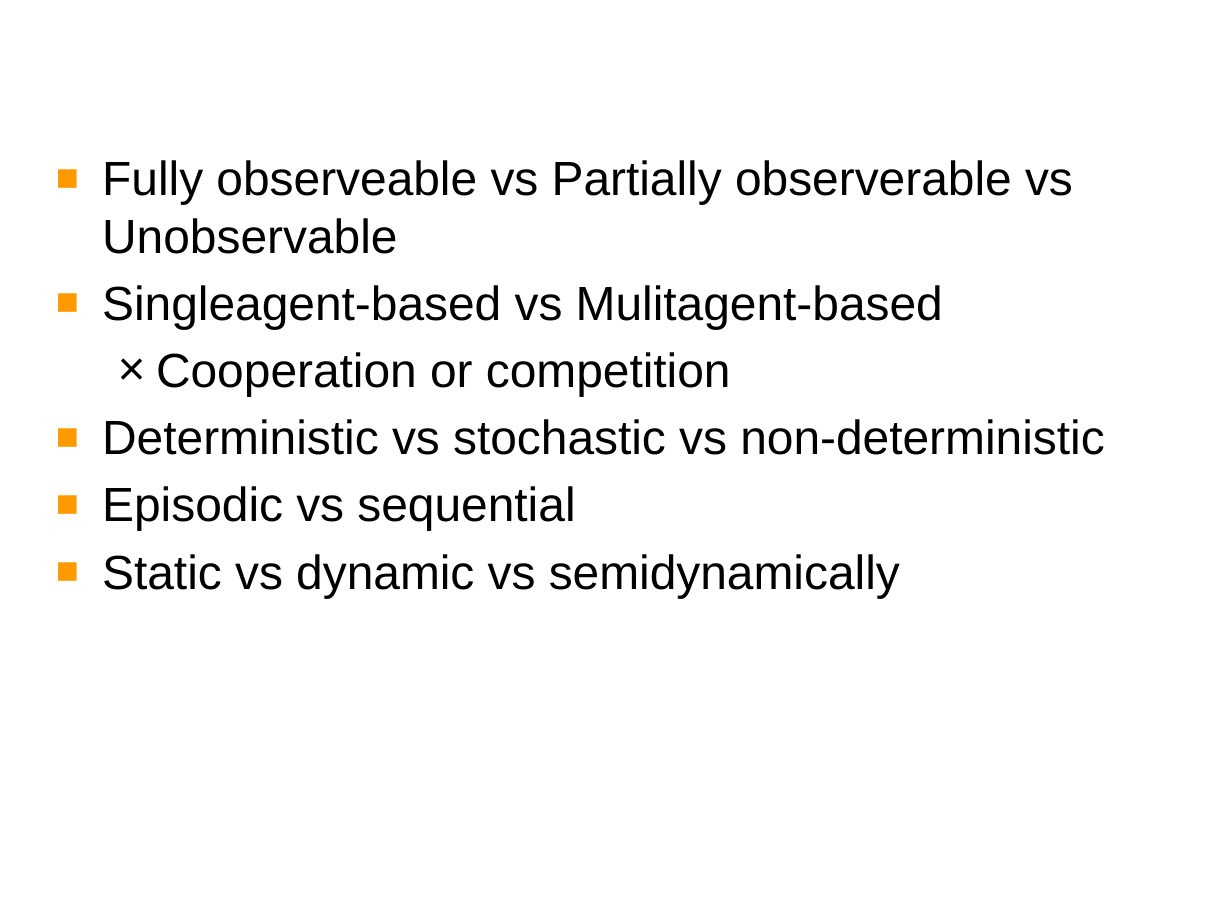
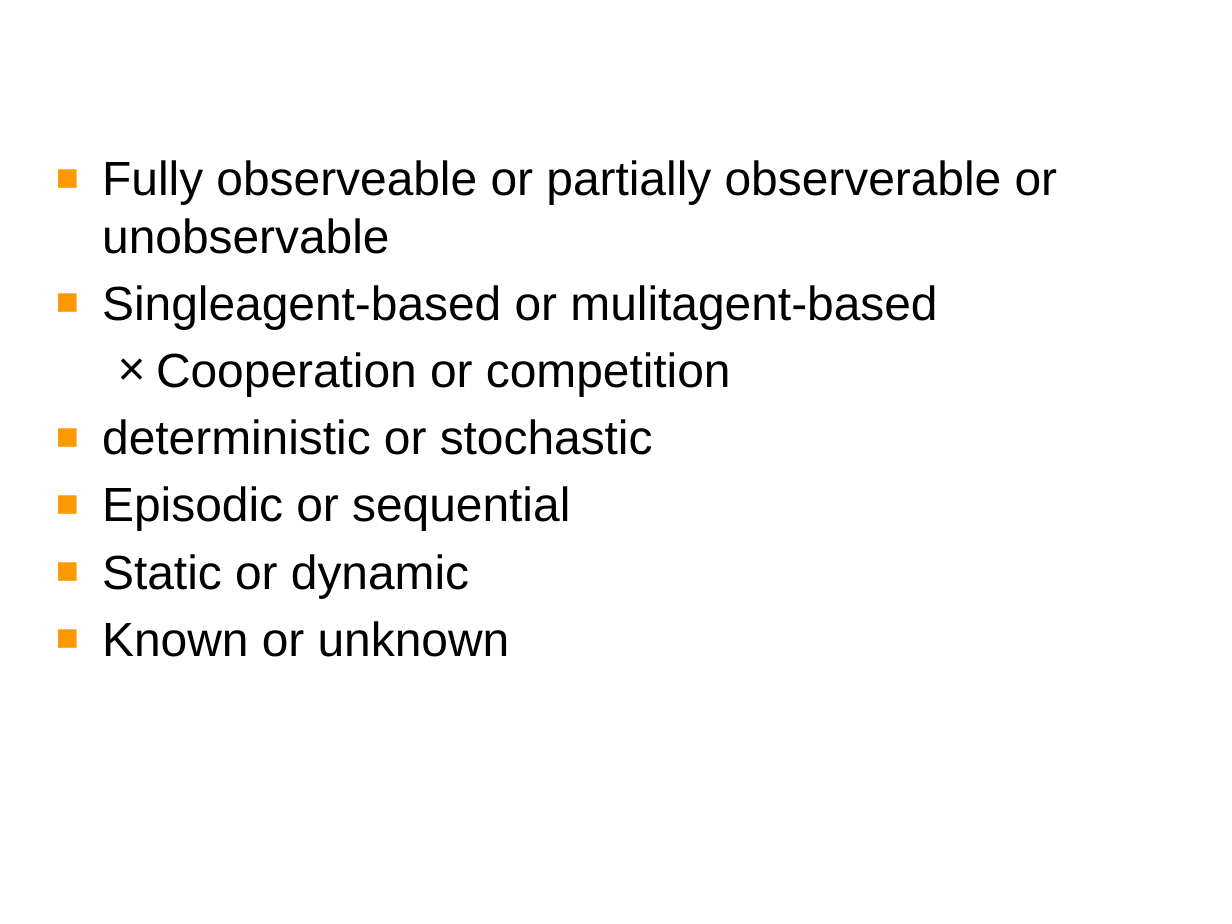
Before and after one commit to Daniel-Schembri/neural_networks, a slide deck: slide 8 of doc/documentation_graphic/files/presentation/presentation.pptx. Drawn at 1232x924 pixels with LibreOffice and Linux fonts; fonts in the diff are those of the drawing; background and template pictures are left out. Boxes give left, top, right and bottom in pixels: in the first picture for what was removed or moved away, otherwise in the second. Text is boxed around its words. In the diff, an @@ line names an element or a change of style, - is before the commit and + after.

```diff
--- a/doc/documentation_graphic/files/presentation/presentation.pptx
+++ b/doc/documentation_graphic/files/presentation/presentation.pptx
@@ text at <box>102,160,1058,329</box>: text changed @@
-■ Fully observeable vs Partially observerable vs Unobservable
-■ Singleagent-based vs Mulitagent-based
+■ Fully observeable or partially observerable or unobservable
+■ Singleagent-based or mulitagent-based
@@ text at <box>102,419,653,657</box>: text changed @@
-■ Deterministic vs stochastic vs non-deterministic
-■ Episodic vs sequential
-■ Static vs dynamic vs semidynamically
+■ deterministic or stochastic
+■ Episodic or sequential
+■ Static or dynamic
+■ Known or unknown
```
Also in this commit, not shown: 7 other slides changed, 5 slides added, 2 other files.
